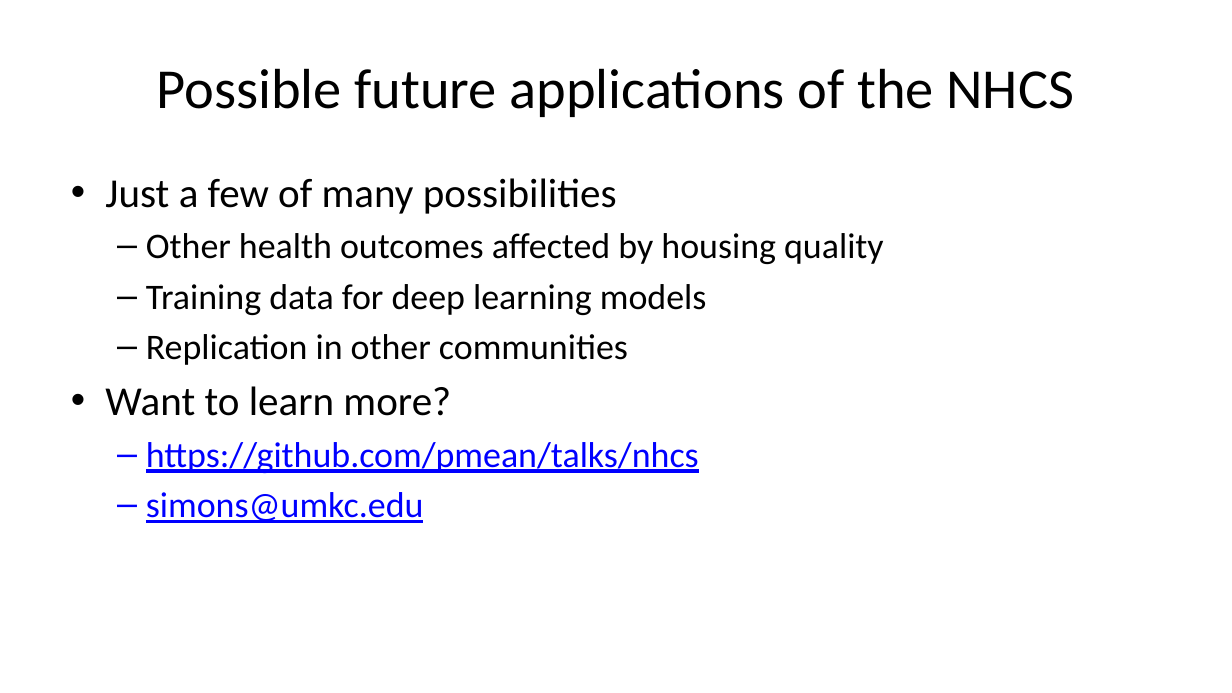
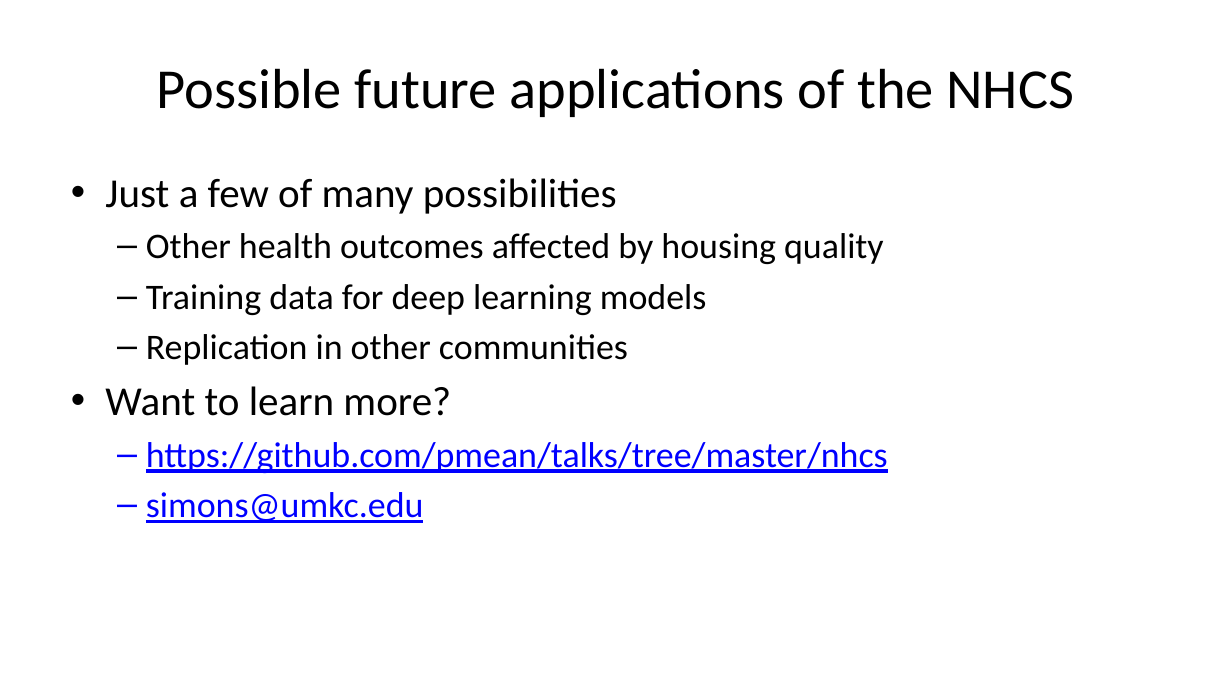
Before and after one commit to pmean/talks, a slide deck: slide 31 of nhcs/seattle-talk.pptx. Drawn at 1232x693 pixels with LibreOffice and Linux fonts; fonts in the diff are those of the drawing. Boxes give left, top, right and bottom in pixels: in the first picture for what was removed or moved away, otherwise in the second. Text is boxed around its words. In the diff, an @@ line names an element or a change of style, - is before the commit and + after.

Commit message:
Minor edit to seattle-talk under nhcs

```diff
--- a/nhcs/seattle-talk.pptx
+++ b/nhcs/seattle-talk.pptx
@@ text at <box>146,442,888,473</box>: text changed @@
-  – https://github.com/pmean/talks/nhcs
+  – https://github.com/pmean/talks/tree/master/nhcs
```
Also in this commit, not shown: 2 other slides changed, 1 other file.
